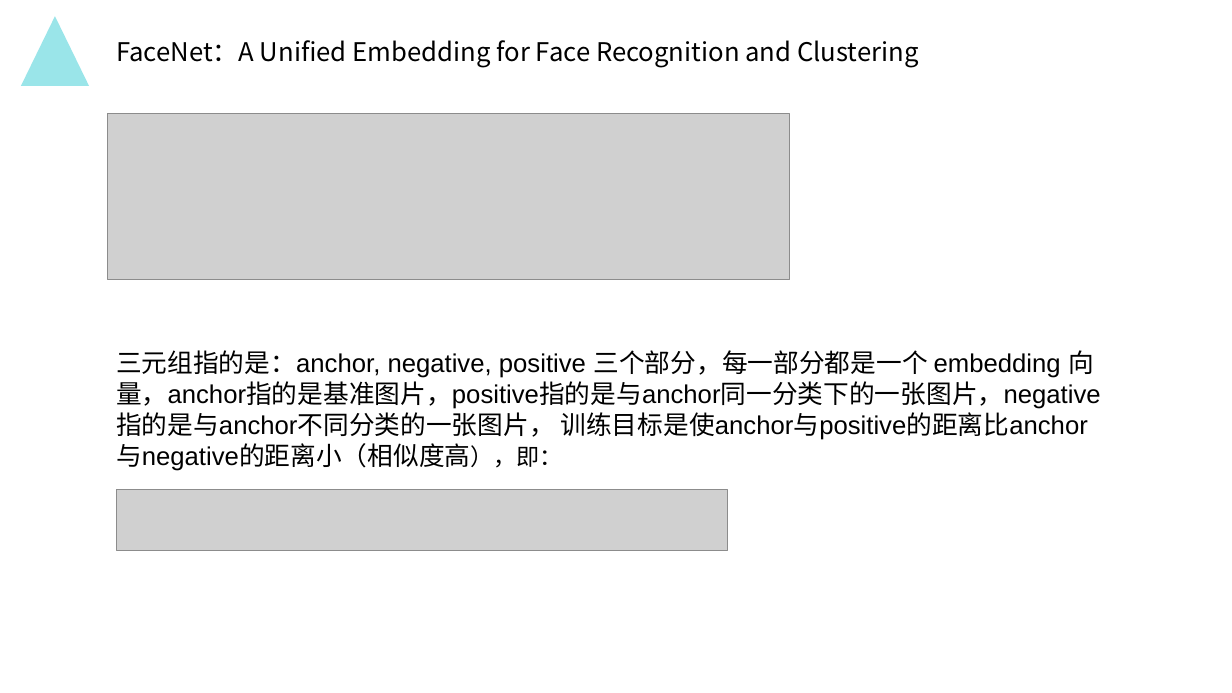
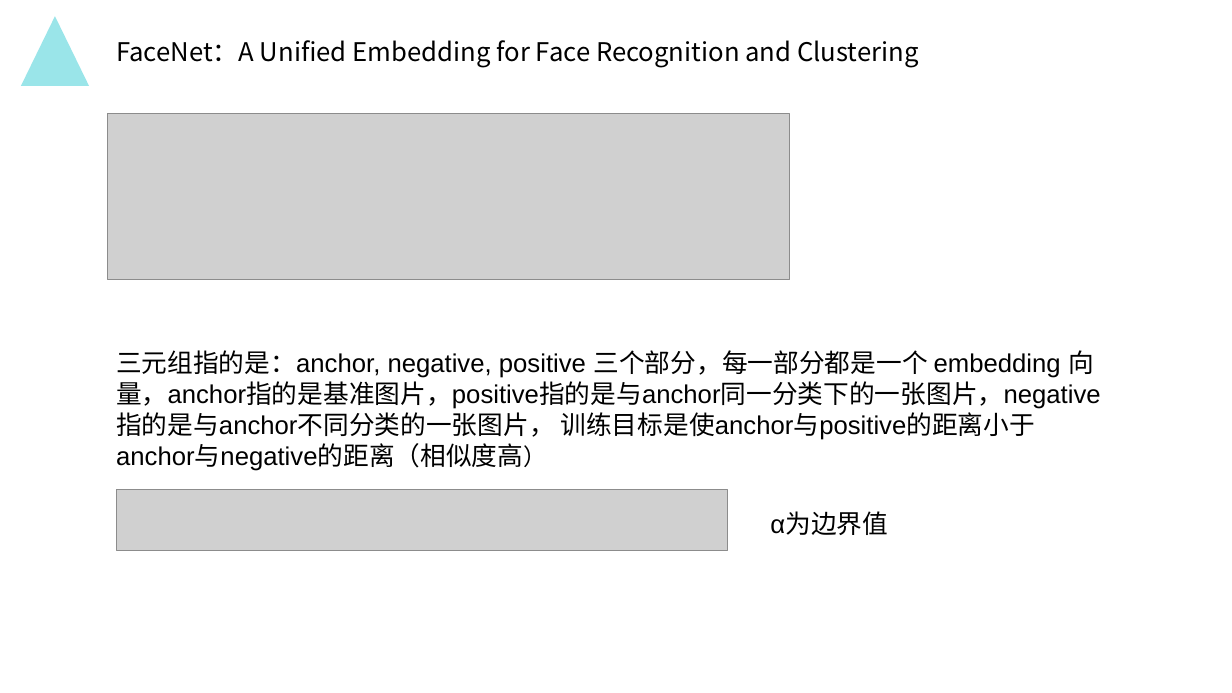
Before and after one commit to MydrBH/201720121206LvCheng, a slide deck: slide 15 of 中期报告.pptx (slide 11 before the commit). Drawn at 1232x693 pixels with LibreOffice and Linux fonts; fonts in the diff are those of the drawing; grey boxes stand for pictures; background and template pictures are left out. Boxes give left, top, right and bottom in pixels: in the first picture for what was removed or moved away, otherwise in the second. Text is boxed around its words. In the diff, an @@ line names an element or a change of style, - is before the commit and + after.

```diff
--- a/中期报告.pptx
+++ b/中期报告.pptx
@@ text at (116,350,1101,471): text changed @@
-三元组指的是：anchor, negative, positive 三个部分，每一部分都是一个 embedding 向量，anchor指的是基准图片，positive指的是与anchor同一分类下的一张图片，negative指的是与anchor不同分类的一张图片， 训练目标是使anchor与positive的距离比anchor与negative的距离小（相似度高），即：
+三元组指的是：anchor, negative, positive 三个部分，每一部分都是一个 embedding 向量，anchor指的是基准图片，positive指的是与anchor同一分类下的一张图片，negative指的是与anchor不同分类的一张图片， 训练目标是使anchor与positive的距离小于anchor与negative的距离（相似度高）
@@ text added at (770,512,888,535), 20 pt, text #000000 @@
+α为边界值
```
Also in this commit, not shown: 11 other slides changed, 7 slides added, 1 slide removed.
